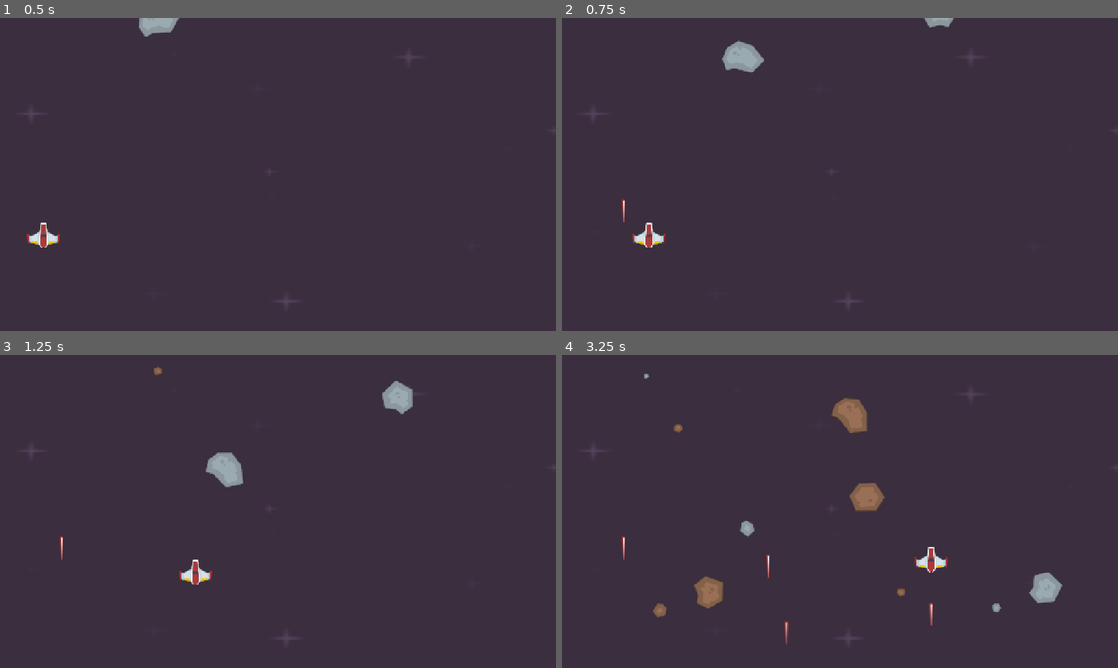
Above: before the commit, frames 1-4 (two rows, left to right).
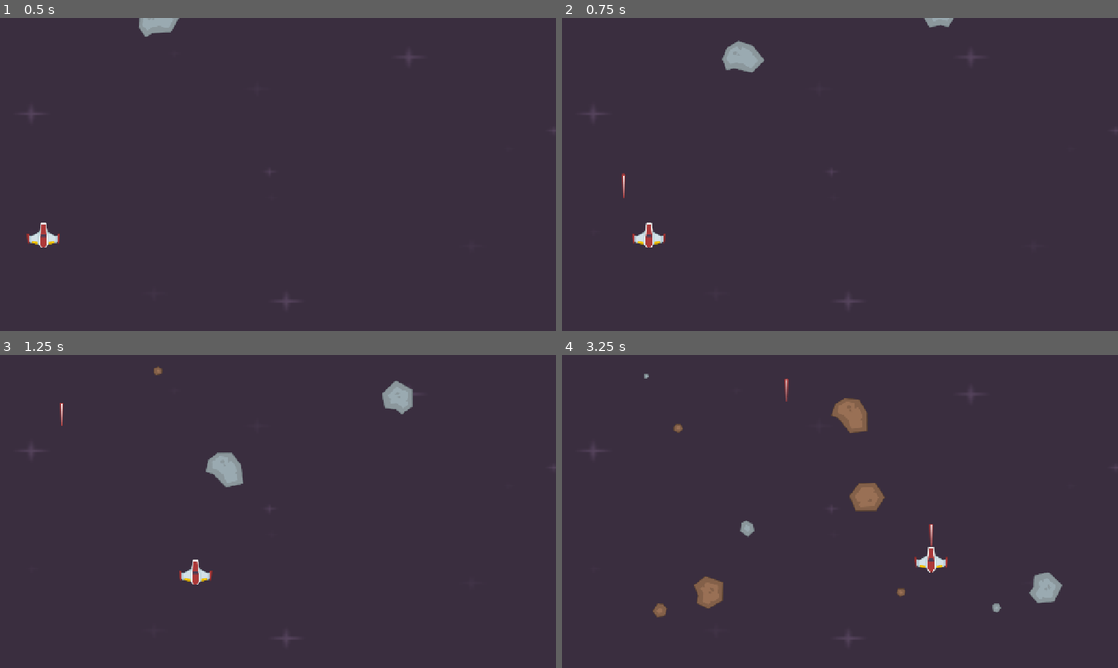
Above: after the commit, the same moments.

Repository: ORGinalBIbEK/space-shooter
Game: Godot game, scene res://scenes/level.tscn
Same seed, same stepped clock (60 frames per second), same inputs: the game is played once before the commit and once after it.
Inputs (mouse positions are in pixels of both pictures, inside the frame that each line leads up to):
- Up to frame 1 (0.5 s): no input
- Up to frame 2 (0.75 s): move the mouse to (962, 158) at 0.52 s; hold Right (right) from 0.53 s (still down); click (962, 158) at 0.6 s
- Up to frame 3 (1.25 s): keep holding Right (right)
- Up to frame 4 (3.25 s): move the mouse to (728, 527) at 1.27 s; release Right (right) at 1.28 s; hold Down (down) 1.28-2.03 s; click (728, 527) at 1.35 s; move the mouse to (895, 442) at 2.02 s; hold Right (right) 2.03-2.78 s; click (895, 442) at 2.1 s; move the mouse to (812, 574) at 2.77 s; hold Up (up) from 2.78 s (still down); click (812, 574) at 2.85 s

Frame 1 is identical in both runs. In frame 2, less than 0.1% of the frame differs, in the area x 10-12%, y 49-66%; in frame 3, less than 0.1%; in frame 4, 0.3%, in the area x 10-67%, y 7-93%.

Commit message:
laser timer and laseer script

Diff:
--- /dev/null
+++ b/laser.gd
@@ -0,0 +1,7 @@
+extends Area2D
+
+@export var speed=500
+
+# Called every frame. 'delta' is the elapsed time since the previous frame.
+func _process(delta: float) -> void:
+	position.y -=speed * delta
--- a/laser.tscn
+++ b/laser.tscn
@@ -1,5 +1,6 @@
 [gd_scene format=3 uid="uid://dw2ng6smnqqa1"]
 
+[ext_resource type="Script" uid="uid://qn7sadyjrahj" path="res://laser.gd" id="1_6vqwg"]
 [ext_resource type="Texture2D" uid="uid://dd411qyow0ot" path="res://PNG/Lasers/laserRed01.png" id="1_fn5yt"]
 
 [sub_resource type="CapsuleShape2D" id="CapsuleShape2D_60jjh"]
@@ -9,6 +10,7 @@
 [node name="Laser" type="Area2D" unique_id=927934948]
 collision_layer = 8
 collision_mask = 2
+script = ExtResource("1_6vqwg")
 
 [node name="Sprite2D" type="Sprite2D" parent="." unique_id=1482491764]
 texture = ExtResource("1_fn5yt")
Not shown, added: laser.gd.uid
